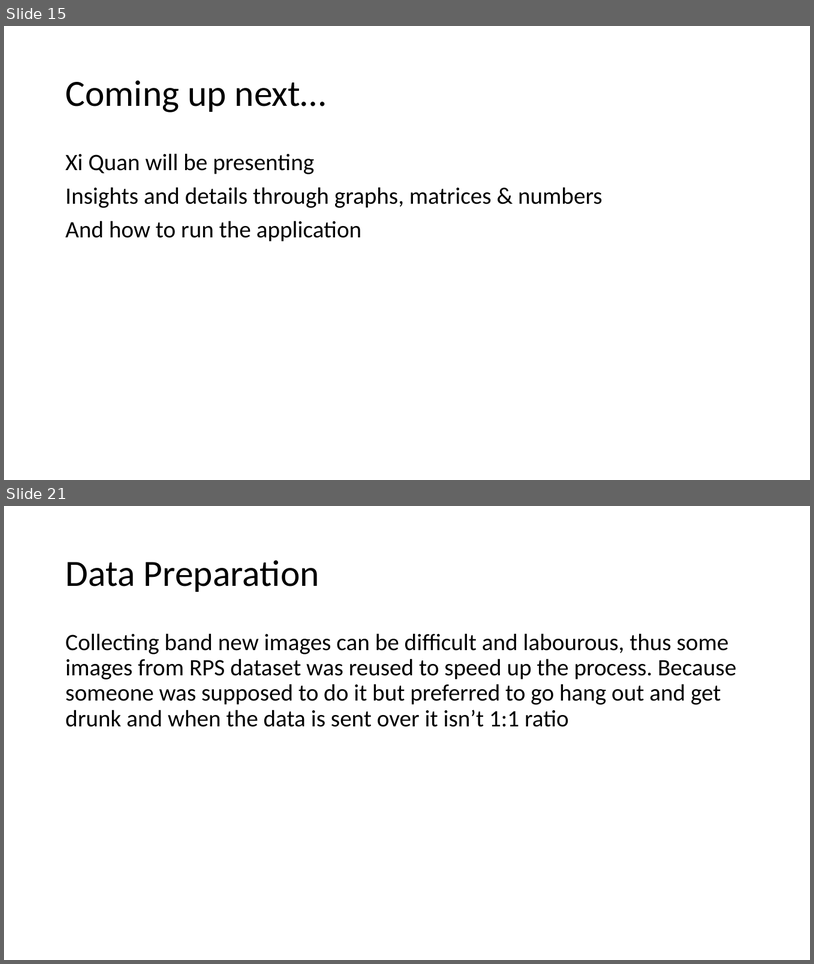
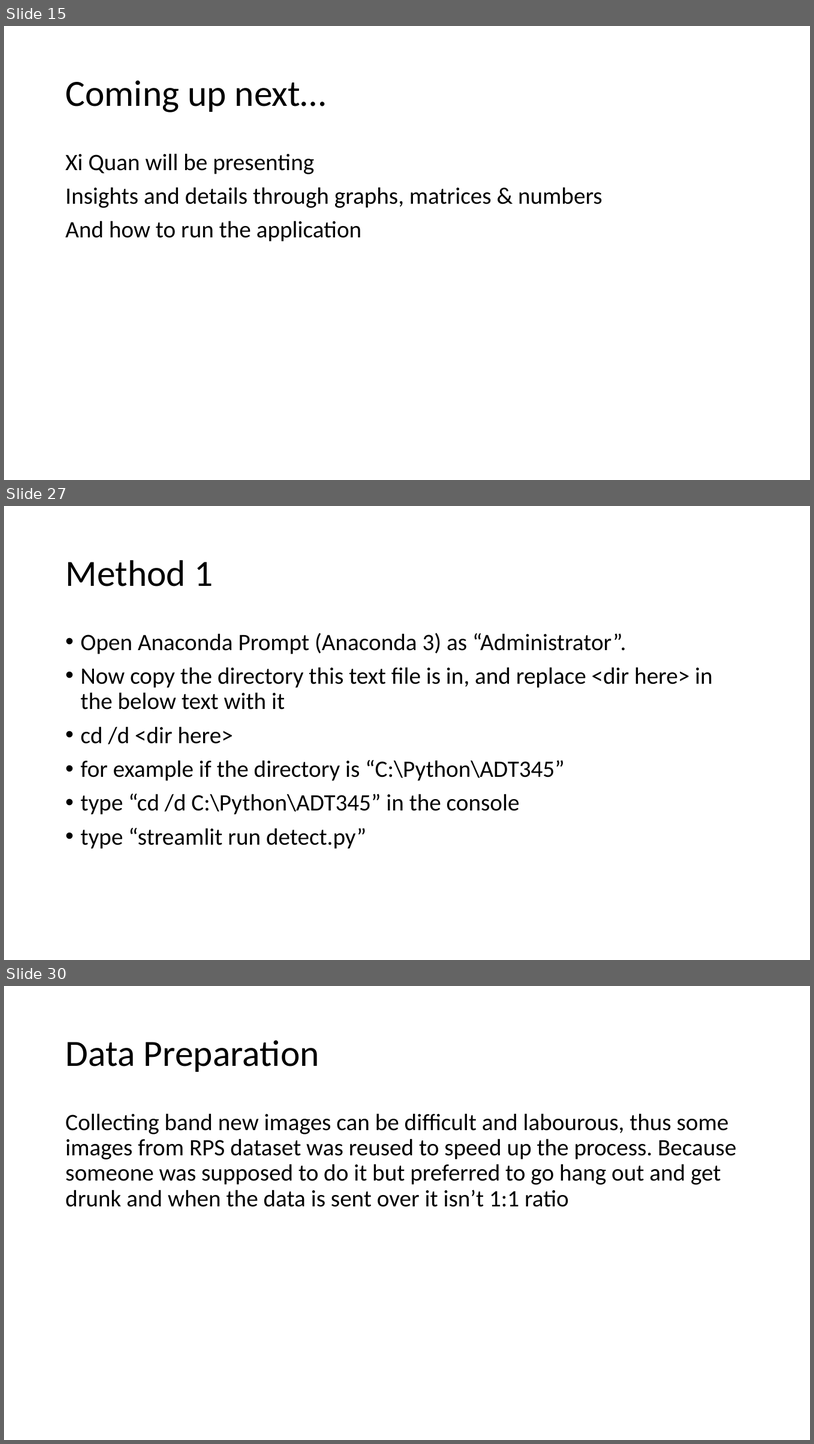
Before and after one commit to UnfairWraith/CN345, a slide deck: MLAI mini project.pptx. Shown one above the other, each under a label of ours: slides 15 and 21 before the commit, slides 15, 27 and 30 after it; the slides between them are not shown. The pictures are 814x964 and 814x1444 pixels, drawn with LibreOffice and Linux fonts; fonts in the diff are those of the drawing. Boxes give left, top, right and bottom in pixels: in the first picture for what was removed or moved away, otherwise in the second. Text is boxed around its words. In the diff, an @@ line names an element or a change of style, - is before the commit and + after.

```diff
--- a/MLAI mini project.pptx
+++ b/MLAI mini project.pptx
@@ slide 27 added at <box>4,506,810,960</box>, background #FFFFFF @@
@@ title added at <box>65,560,213,586</box>, 44 pt, text #000000 @@
+Method 1
@@ text added at <box>81,633,713,849</box>, 28 pt, text #000000 @@
+• Open Anaconda Prompt (Anaconda 3) as “Administrator”.
+• Now copy the directory this text file is in, and replace <dir here> in the below text with it
+• cd /d <dir here>
+• for example if the directory is “C:\Python\ADT345”
+• type “cd /d C:\Python\ADT345” in the console
+• type “streamlit run detect.py”
@@ what was slide 21 is now slide 30 @@
```
Also in this commit, not shown: 3 slides changed, 10 other slides added, 2 slides removed, 4 other files.
